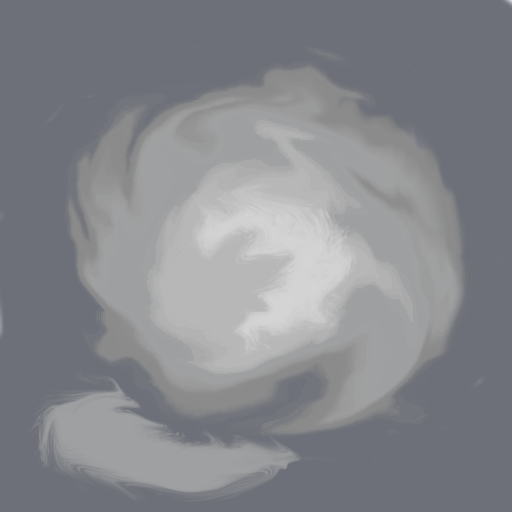
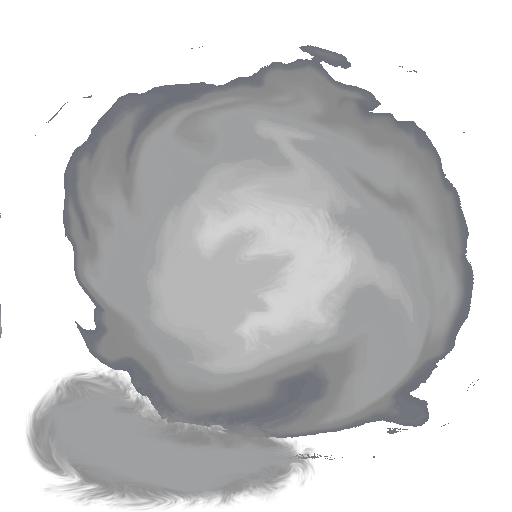
Revision of a layered 512×512 image; what changed, layer by layer:
showed "Layer #2" over [20, 361, 324, 512]
painted on "storm.png" over [0, 0, 512, 512]
